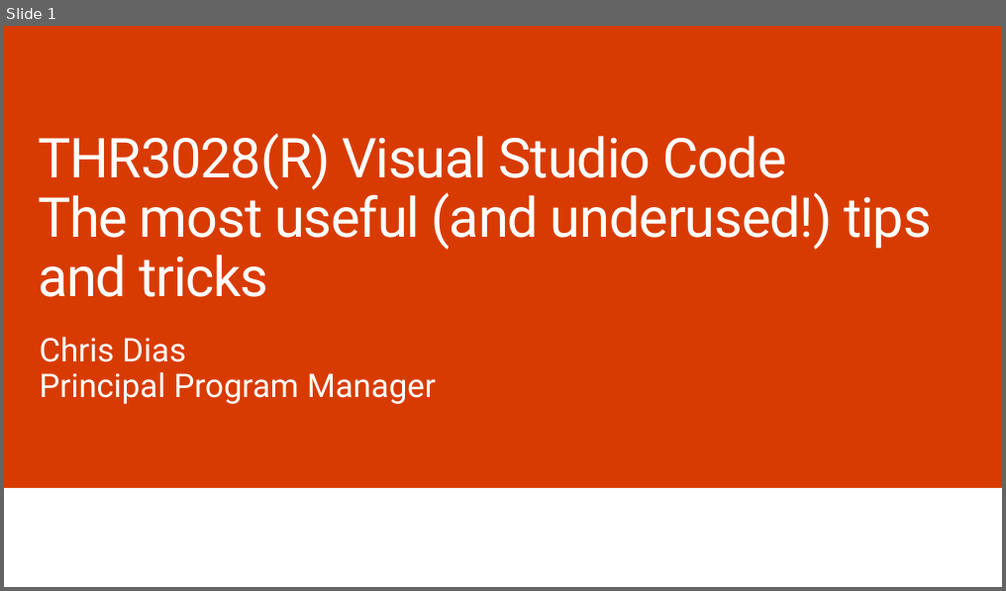
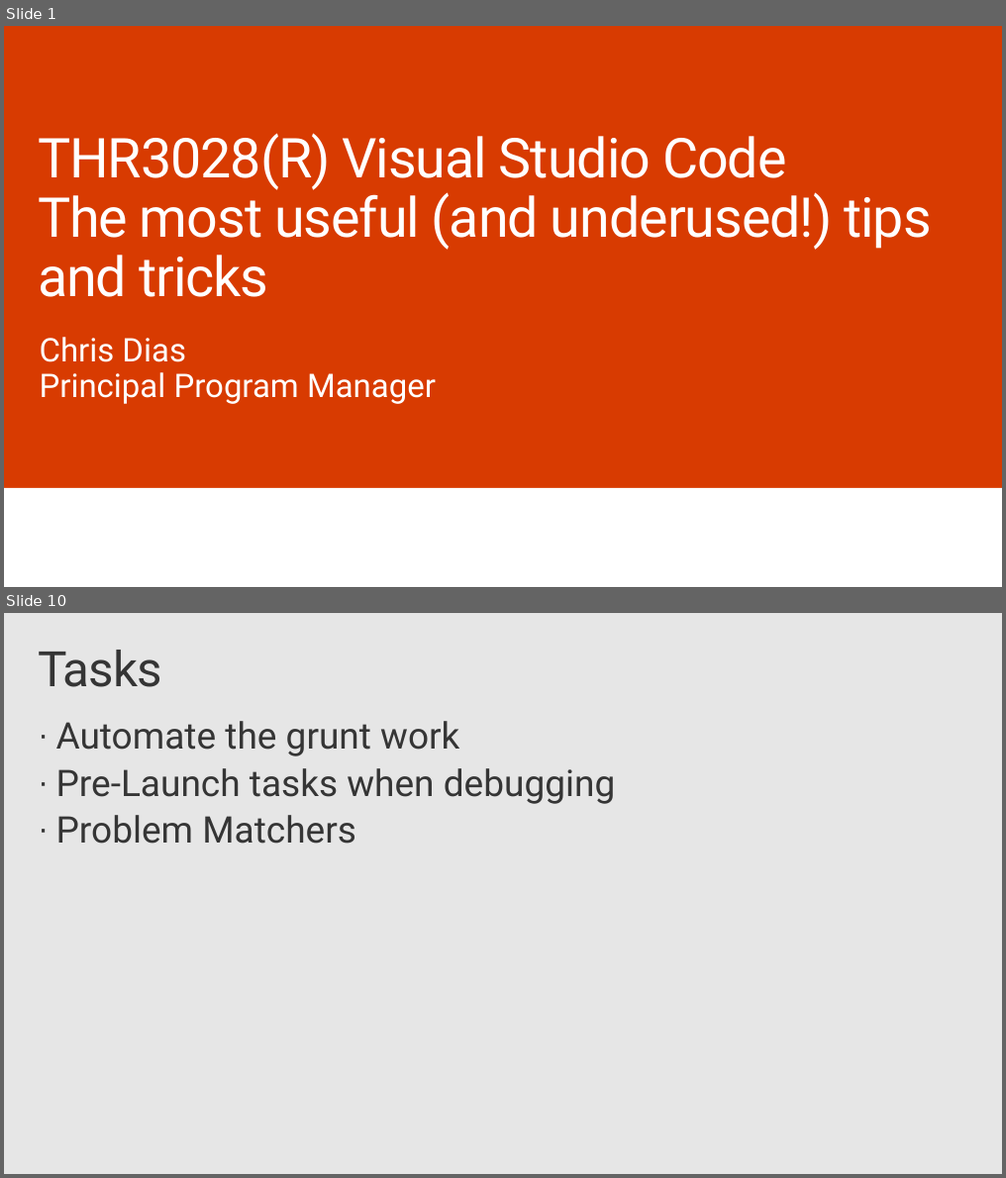
Before and after one commit to chrisdias/ignite2017, a slide deck: thr3028(r).chrisdias.vscodetipstricks.pptx. Shown one above the other, each under a label of ours: slide 1 before the commit, slides 1 and 10 after it; the slides between them are not shown. The pictures are 1006x591 and 1006x1178 pixels, drawn with LibreOffice and Linux fonts; fonts in the diff are those of the drawing; background and template pictures are left out. Boxes give left, top, right and bottom in pixels: in the first picture for what was removed or moved away, otherwise in the second. Text is boxed around its words. In the diff, an @@ line names an element or a change of style, - is before the commit and + after.

```diff
--- a/thr3028(r).chrisdias.vscodetipstricks.pptx
+++ b/thr3028(r).chrisdias.vscodetipstricks.pptx
@@ slide 10 added at (x1=4, y1=613, x2=1002, y2=1174), background #E6E6E6 @@
@@ title added at (x1=38, y1=650, x2=161, y2=687), 48 pt, text #353535 @@
+Tasks
@@ text added at (x1=56, y1=721, x2=616, y2=844), 36 pt, text #353535 @@
+· Automate the grunt work
+· Pre-Launch tasks when debugging
+· Problem Matchers
```
Also in this commit, not shown: 2 slides changed, 11 other slides added, 2 slides removed, 4 other files.
